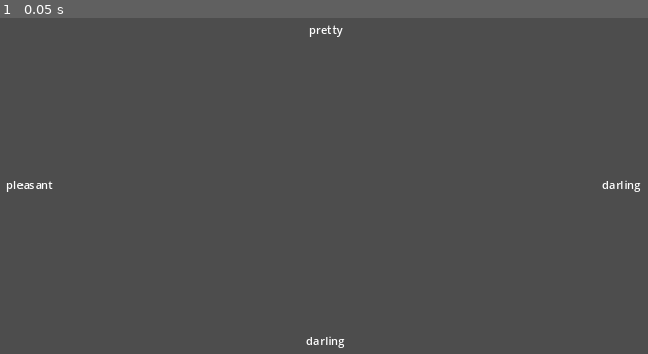
Above: before the commit, frame 1.
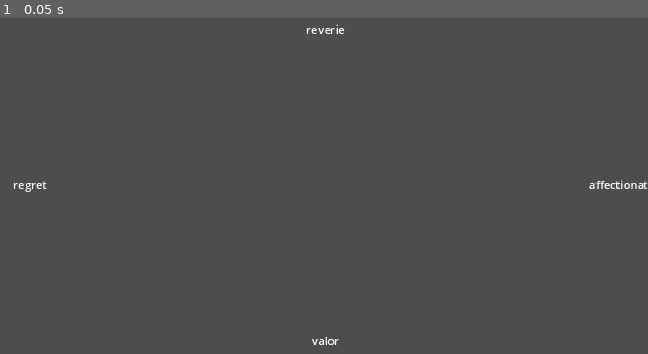
Above: after the commit, the same moment.

Repository: Bbubbee/GhostsInUs
Game: Godot game, scene res://scenes/main/poem level/poem_level.tscn
The game is run twice, just before and just after one commit, with the same random seed, the same clock (stepped at 60 frames per second) and the same inputs.
Inputs:
- Up to frame 1 (0.05 s): no input

The runs differ from the first frame. In frame 1, 0.4% of the frame differs, in the area x 1-100%, y 1-99%.

Commit message:
transfer

Diff:
--- a/scenes/main/poem level/poem_level.gd
+++ b/scenes/main/poem level/poem_level.gd
@@ -7,10 +7,19 @@
 
 # Contains all the word nodes on screen.
 @onready var words = $Words
-var active_words = []
+var active_words: Array[Word] = []
 var index: int:
 	set(val):
-		index = val
+		if not active_words: return
+
+		var longest_word: int = 0
+		for word in active_words:
+			# Get the longest word.
+			if word.raw_text.length() >= longest_word:
+				longest_word = word.raw_text.length()
+
+		index = min(val, longest_word-1)
+
 
 func _ready():
 
@@ -45,46 +54,28 @@
 					active_words.append(word)
 					word.show_text(index)
 
-			index += 1
+			# TEMP: Only go to next character if correct.
+			if active_words: index += 1
 
 
-		## There are active words.
+		# There are active words.
 		else:
+			# This is a list of words to remove from the active words.
+			# Remove these words if the typed character isn't correct.
+			var words_to_remove: Array[Word] = []
 			for word in active_words:
-				print("checking this word: ", word.raw_text)
+				# The typed character is correct for this word.
 				if word.is_typed_correctly(key_typed, index):
 					word.show_text(index)
 				else:
 					# Remove this word from the active words.
-					active_words.erase(word)
-					print('removing', word.raw_text)
+					words_to_remove.append(word)
+
+			# Remove all incorrect words.
+			for word in words_to_remove:
+				word.clear_text()
+				active_words.erase(word)
+
 
 
 			index += 1
-
-
-#var active_option  # Reference to the active option.
-
-		#if not active_option:
-			#for word in words.get_children():
-				## Key matches one of the options.
-				## Set that option as the active option.
-				#if key_typed == option.raw_text[0]:
-					#active_option = word
-					#active_string = active_option.raw_text
-					#active_option.text = Globals.format_string(index, active_string)
-					#index = min(index+1, active_option.raw_text.length())
-		#
-		## Only do this if there is an active option.
-		#else:
-			## Typed the correct character.
-			#if key_typed == active_string[min(index, active_string.length()-1)]:
-				## Advance to the next character
-				#active_option.text = Globals.format_string(index, active_string)
-				#index = min(index+1, active_string.length())
-				#
-				## Reached end of active_string.
-				#if index == active_string.length():
-					#current_scenario_index += 1
-					#index = 0
-					#get_scenario()
--- a/scenes/word/word.gd
+++ b/scenes/word/word.gd
@@ -14,6 +14,10 @@
 	self.text = Globals.format_string(index, raw_text)
 
 
+func clear_text():
+	self.text = "[center]" + raw_text + "[/center]"
+
+
 func is_typed_correctly(key, index):
 	if key == raw_text[index]: return true
 	else: return false
--- a/word_generator.gd
+++ b/word_generator.gd
@@ -3,36 +3,37 @@
 var words = {
 	"pleasant": Globals.traits.sweet,
 	"pretty": Globals.traits.sweet,
+	"pleased": Globals.traits.sweet,
 	"darling": Globals.traits.sweet,
-	#"lovely": Globals.traits.sweet,
-	#"charming": Globals.traits.sweet,
-	#"adorable": Globals.traits.sweet,
-	#"affectionate": Globals.traits.sweet,
-	#"honeyed": Globals.traits.sweet,
-	#"melodious": Globals.traits.sweet,
-	#"gentle": Globals.traits.sweet,
-	#
-	#"bittersweet": Globals.traits.sour,
-	#"melancholy": Globals.traits.sour,
-	#"solitude": Globals.traits.sour,
-	#"yearning": Globals.traits.sour,
-	#"whispers": Globals.traits.sour,
-	#"shadows": Globals.traits.sour,
-	#"regret": Globals.traits.sour,
-	#"fractures": Globals.traits.sour,
-	#"storms": Globals.traits.sour,
-	#"elegy": Globals.traits.sour,
-	#
-	#"depth": Globals.traits.savory,
-	#"warmth": Globals.traits.savory,
-	#"wisdom": Globals.traits.savory,
-	#"mystique": Globals.traits.savory,
-	#"reverie": Globals.traits.savory,
-	#"grit": Globals.traits.savory,
-	#"ember": Globals.traits.savory,
-	#"valor": Globals.traits.savory,
-	#"legacy": Globals.traits.savory,
-	#"rhythm": Globals.traits.savory
+	"lovely": Globals.traits.sweet,
+	"charming": Globals.traits.sweet,
+	"adorable": Globals.traits.sweet,
+	"affectionate": Globals.traits.sweet,
+	"honeyed": Globals.traits.sweet,
+	"melodious": Globals.traits.sweet,
+	"gentle": Globals.traits.sweet,
+
+	"bittersweet": Globals.traits.sour,
+	"melancholy": Globals.traits.sour,
+	"solitude": Globals.traits.sour,
+	"yearning": Globals.traits.sour,
+	"whispers": Globals.traits.sour,
+	"shadows": Globals.traits.sour,
+	"regret": Globals.traits.sour,
+	"fractures": Globals.traits.sour,
+	"storms": Globals.traits.sour,
+	"elegy": Globals.traits.sour,
+
+	"depth": Globals.traits.savory,
+	"warmth": Globals.traits.savory,
+	"wisdom": Globals.traits.savory,
+	"mystique": Globals.traits.savory,
+	"reverie": Globals.traits.savory,
+	"grit": Globals.traits.savory,
+	"ember": Globals.traits.savory,
+	"valor": Globals.traits.savory,
+	"legacy": Globals.traits.savory,
+	"rhythm": Globals.traits.savory
 }
 
 
Empty file removed: assets/json/words.json
Not shown, added: scenes/main/poem level/poe3B1C.tmp
